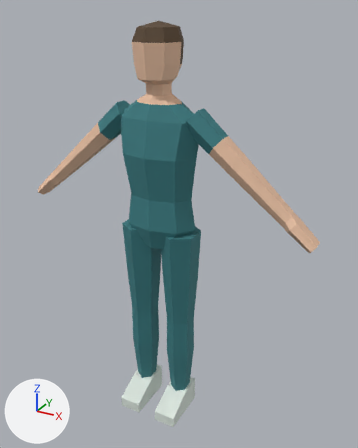
A saved change to the FBX model Assets/Character/Nurse_Male_Scrubs/Nurse_Male_Scrubs.fbx.
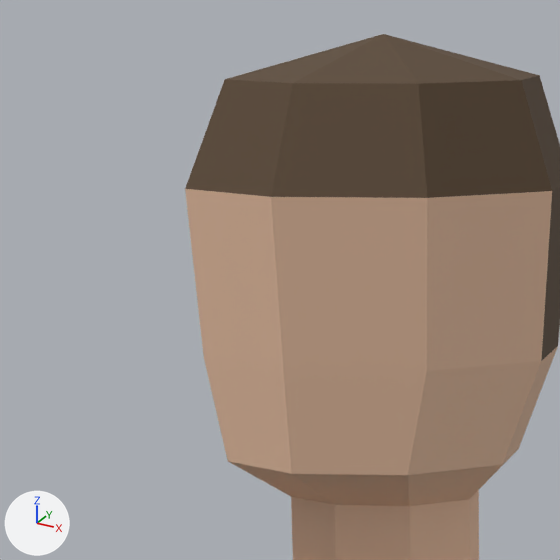
Each version appears first whole from a 50 mm lens placed at (1.083, -1.798, 1.932), pointed at (0.07, 0.043, 1.011), and next in a close-up on the part from 30% to 51% of the width and 4% to 21% of the height. Arrows for +X, +Y and +Z are at lower left; the lights stay in place. The first two pictures are the older version.

Names of what the first close-up shows: 'Nurse_Male_Scrubs'.
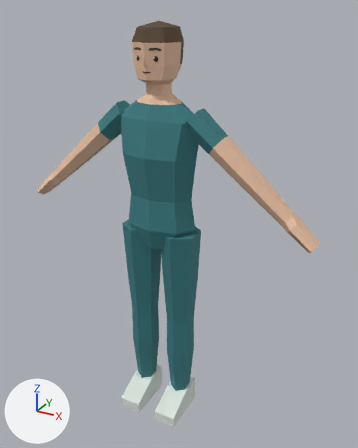
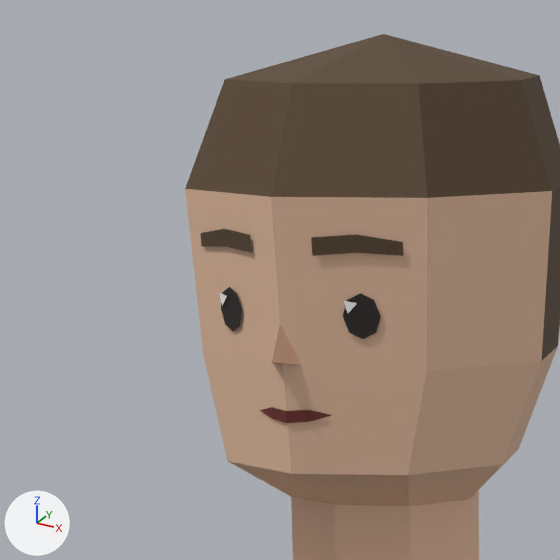
Location of each change, [x1, y1, x2, y2] in pixels of the close-ups (560 x 560 px):
part 1 of me_nurse_male_scrubs, added
    after: [200, 229, 404, 423]

The change, as a diff of the scene's bpy script:
```diff
--- a/Assets/Character/Nurse_Male_Scrubs/Nurse_Male_Scrubs.fbx.py
+++ b/Assets/Character/Nurse_Male_Scrubs/Nurse_Male_Scrubs.fbx.py
@@ img_facepalette_png @@
+img_facepalette_png = load_image('FacePalette.png', '../Face/FacePalette.png', 32, 16, 'sRGB')
@@ mat_nurse_male_scrubs_face @@
+mat_nurse_male_scrubs_face = principled_material('Nurse_Male_Scrubs_Face')
+mat_nurse_male_scrubs_face.texture = img_facepalette_png
+mat_nurse_male_scrubs_face.roughness = 0.55
@@ me_nurse_male_scrubs @@
 # used by ob_nurse_male_scrubs; location = (0.0, 0.0, 0.0)
-me_nurse_male_scrubs.from_pydata(...)  # 249 vertices, 228 faces; spans x -0.72..0.72, y -0.17..0.11, z 0.0..1.88
+me_nurse_male_scrubs.from_pydata(...)  # 329 vertices, 289 faces; spans x -0.72..0.72, y -0.17..0.11, z 0.0..1.88
+# me_nurse_male_scrubs part 1
+# 80 vertices are added at x -0.06..0.06, y -0.11..-0.08, z 1.69..1.79
+# 53 new faces join them, mat_nurse_male_scrubs_face (picture img_facepalette_png)
+# 8 new faces join them, mat_nurse_male_scrubs_hair (brown #594530)
 me_nurse_male_scrubs.materials.append(mat_nurse_male_scrubs_bottom)
@@ me_nurse_male_scrubs @@
 me_nurse_male_scrubs.materials.append(mat_nurse_male_scrubs_shoes)
+me_nurse_male_scrubs.materials.append(mat_nurse_male_scrubs_face)  # picture img_facepalette_png
```
